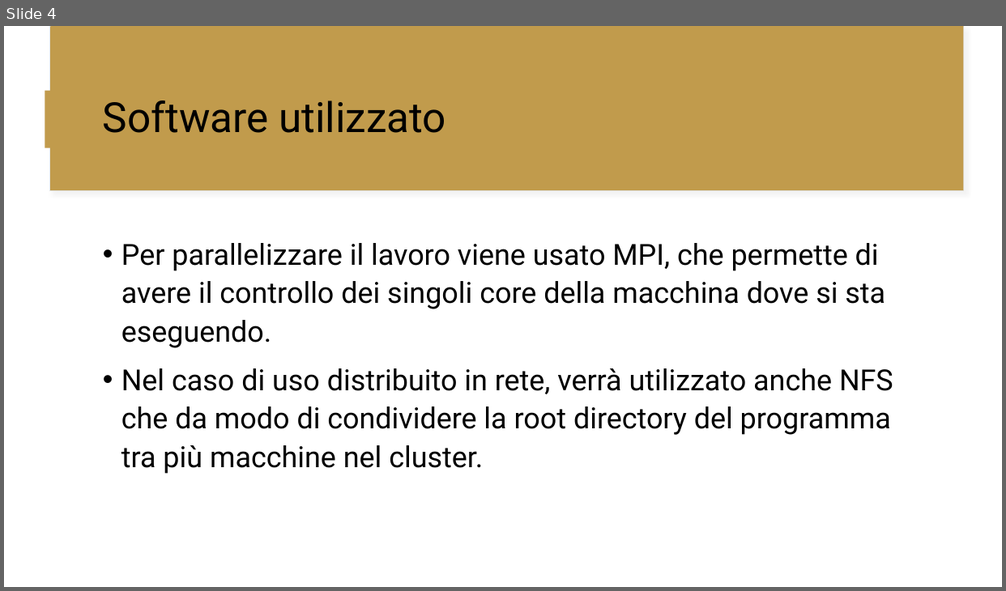
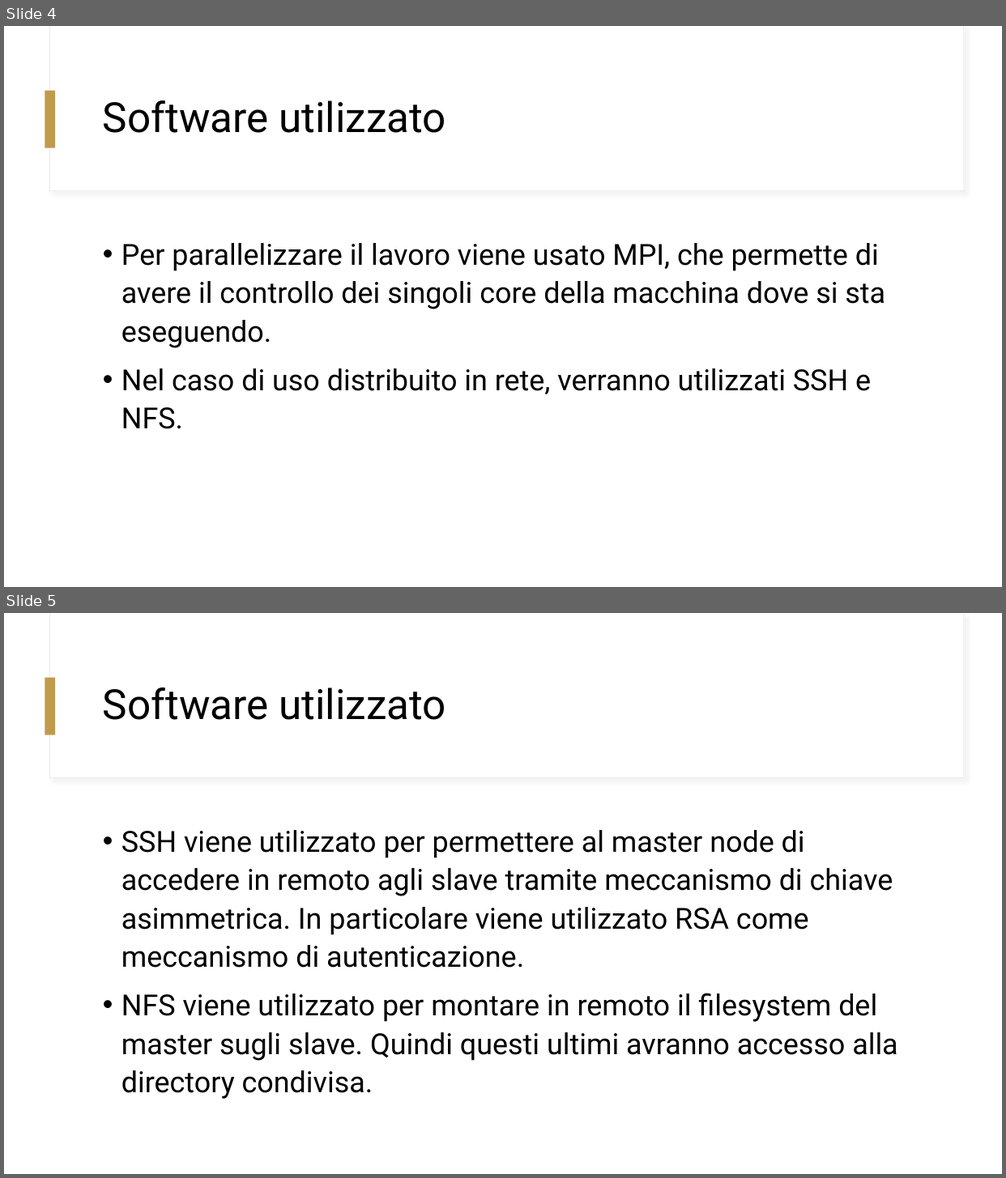
Before and after one commit to GiorgioBelli/npJohn, a slide deck: docs/NPJohn.pptx. Shown one above the other, each under a label of ours: slide 4 before the commit, slides 4 and 5 after it. The pictures are 1006x591 and 1006x1178 pixels, drawn with LibreOffice and Linux fonts; fonts in the diff are those of the drawing. Boxes give left, top, right and bottom in pixels: in the first picture for what was removed or moved away, otherwise in the second. Text is boxed around its words. In the diff, an @@ line names an element or a change of style, - is before the commit and + after.

```diff
--- a/docs/NPJohn.pptx
+++ b/docs/NPJohn.pptx
@@ slide 5 added at [4,613,1002,1174], background #FFFFFF; not listed: 3 template elements that a slide beside it also shows @@
@@ text added at [103,688,446,720], 40 pt, text #000000 @@
+Software utilizzato
@@ text added at [121,830,897,1099], 28 pt, text #000000 @@
+• SSH viene utilizzato per permettere al master node di accedere in remoto agli slave tramite meccanismo di chiave asimmetrica. In particolare viene utilizzato RSA come meccanismo di autenticazione.
+• NFS viene utilizzato per montare in remoto il filesystem del master sugli slave. Quindi questi ultimi avranno accesso alla directory condivisa.
@@ slide 4 changed as well @@
@@ rectangle at [49,26,964,191]: fill #C19B4C to #FFFFFF @@
@@ rectangle at [50,26,964,190]: fill #C19B4C to #FFFFFF @@
@@ text at [121,369,871,429]: text changed @@
-• Nel caso di uso distribuito in rete, verrà utilizzato anche NFS che da modo di condividere la root directory del programma tra più macchine nel cluster.
+• Nel caso di uso distribuito in rete, verranno utilizzati SSH e NFS.
```
Also in this commit, not shown: 6 other slides changed, 3 slides removed, 2 other files.
